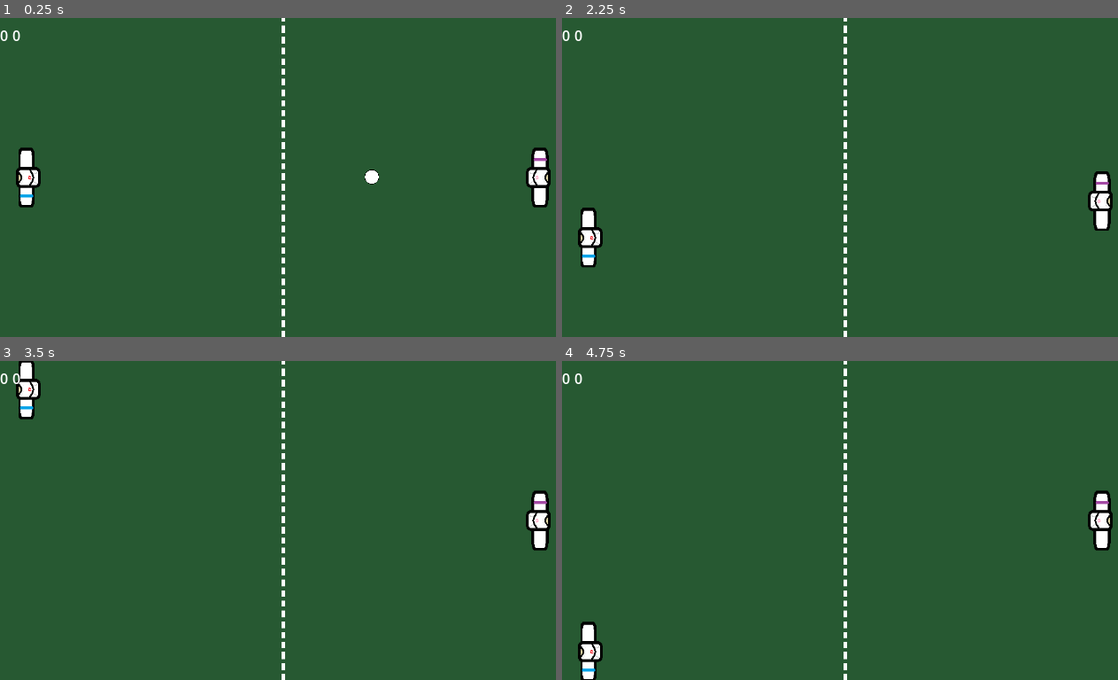
Above: before the commit, frames 1-4 (two rows, left to right).
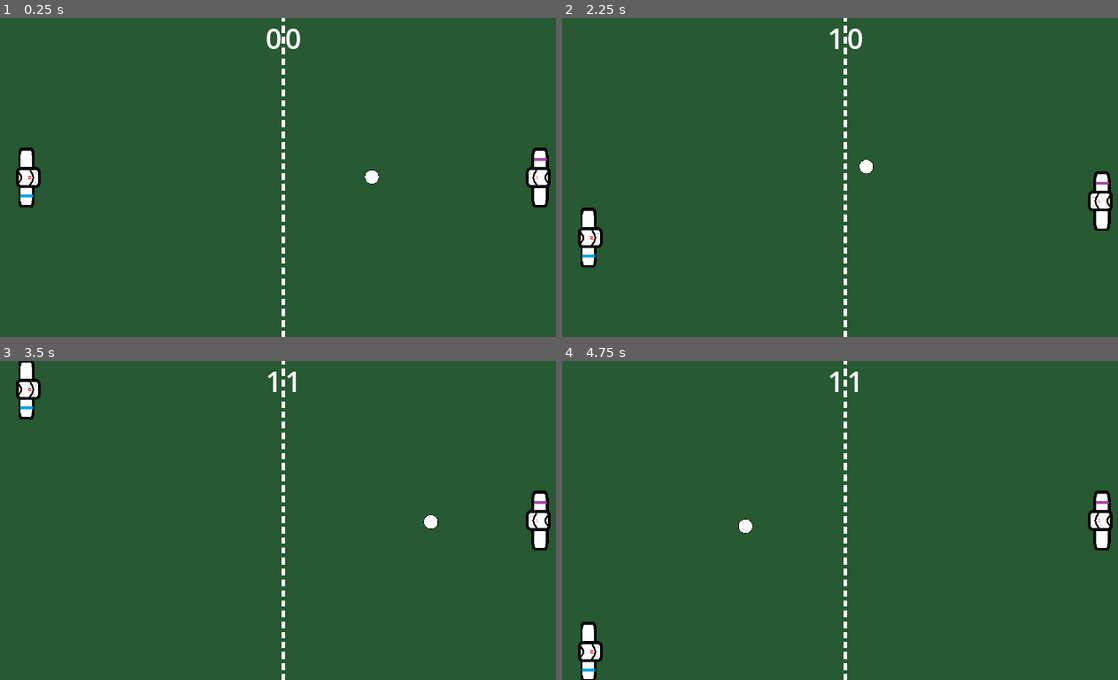
Above: after the commit, the same moments.

Repository: RashmithaSandeep/badminPONG
Game: Godot game, scene res://scenes/game.tscn
The game is run twice, just before and just after one commit, with the same random seed, the same clock (stepped at 60 frames per second) and the same inputs.
Inputs:
- Up to frame 1 (0.25 s): no input
- Up to frame 2 (2.25 s): hold W (p1_up) 0.53-1.28 s; tap Down (p2_down) at 0.6, 2.1 s; hold S (p1_down) 1.28-2.03 s; tap Up (p2_up) at 1.35 s; hold W (p1_up) from 2.03 s (still down)
- Up to frame 3 (3.5 s): keep holding W (p1_up); tap Up (p2_up) at 2.85 s
- Up to frame 4 (4.75 s): release W (p1_up) at 3.53 s; hold S (p1_down) from 3.53 s (still down); tap Down (p2_down) at 3.6 s; tap Up (p2_up) at 4.35 s

The runs differ from the first frame. In frame 1, 0.3% of the frame differs, in the area x 0-54%, y 3-10%; in frame 2, 0.3%, in the area x 0-57%, y 3-49%; in frame 3, 0.3%; in frame 4, 0.3%.

Commit message:
fix: player2 scoring and ball reset
- Verified goal detection
- Confirmed UI updates
- Added debug prints for safety

Diff:
--- a/scenes/game.tscn
+++ b/scenes/game.tscn
@@ -44,3 +44,4 @@
 [node name="ui" parent="." instance=ExtResource("10_vtaks")]
 
 [connection signal="body_entered" from="goals/goalLeft" to="goals/goalLeft" method="_on_body_entered"]
+[connection signal="body_entered" from="goals/goalRight" to="goals/goalRight" method="_on_body_entered"]
--- a/scenes/ui.tscn
+++ b/scenes/ui.tscn
@@ -6,11 +6,17 @@
 script = ExtResource("1_fyqef")
 
 [node name="HBoxContainer" type="HBoxContainer" parent="."]
-offset_right = 40.0
-offset_bottom = 40.0
+offset_left = 300.0
+offset_right = 340.0
+offset_bottom = 45.0
+alignment = 1
 
 [node name="player1Score" type="Label" parent="HBoxContainer"]
 layout_mode = 2
+theme_override_font_sizes/font_size = 32
+text = " 0"
 
 [node name="player2Score" type="Label" parent="HBoxContainer"]
 layout_mode = 2
+theme_override_font_sizes/font_size = 32
+text = "0 "
--- a/scripts/ball.gd
+++ b/scripts/ball.gd
@@ -4,9 +4,11 @@
 var direction = Vector2.RIGHT
 
 func _ready():
+	add_to_group("ball")
 	reset_ball()
 
 func reset_ball():
+	print("Ball reset!")
 	position = get_viewport_rect().size / 2
 	direction = Vector2.RIGHT.rotated(randf_range(-0.5, 0.5))
 	velocity = direction * speed
--- a/scripts/goal.gd
+++ b/scripts/goal.gd
@@ -4,5 +4,6 @@
 
 func _on_body_entered(body):
 	if body.is_in_group("ball"):
+		print("Goal scored by ", player_name)
 		ScoreManager.update_score(player_name)
 		body.reset_ball()
--- a/scripts/managers/score_manager.gd
+++ b/scripts/managers/score_manager.gd
@@ -9,6 +9,7 @@
 		player1_score += 1
 	else:
 		player2_score += 1
+	print("Scores: P1=", player1_score, " P2=", player2_score)
 	emit_signal("score_updated", player1_score, player2_score)
 
 func reset_scores():
--- a/scripts/ui.gd
+++ b/scripts/ui.gd
@@ -1,10 +1,11 @@
 extends CanvasLayer
 
-@onready var player1_score = $HBoxContainer/player1Score
-@onready var player2_score = $HBoxContainer/player2Score
+@onready var player1_score: Label = $HBoxContainer/player1Score
+@onready var player2_score: Label = $HBoxContainer/player2Score
 
 func _ready():
 	ScoreManager.score_updated.connect(_on_score_updated)
+	print("UI nodes ready: ", player1_score != null, " ", player2_score != null)
 
 func _on_score_updated(p1_score, p2_score):
 	player1_score.text = str(p1_score)
Empty file added: ui.gd
Not shown, added: ui.gd.uid
